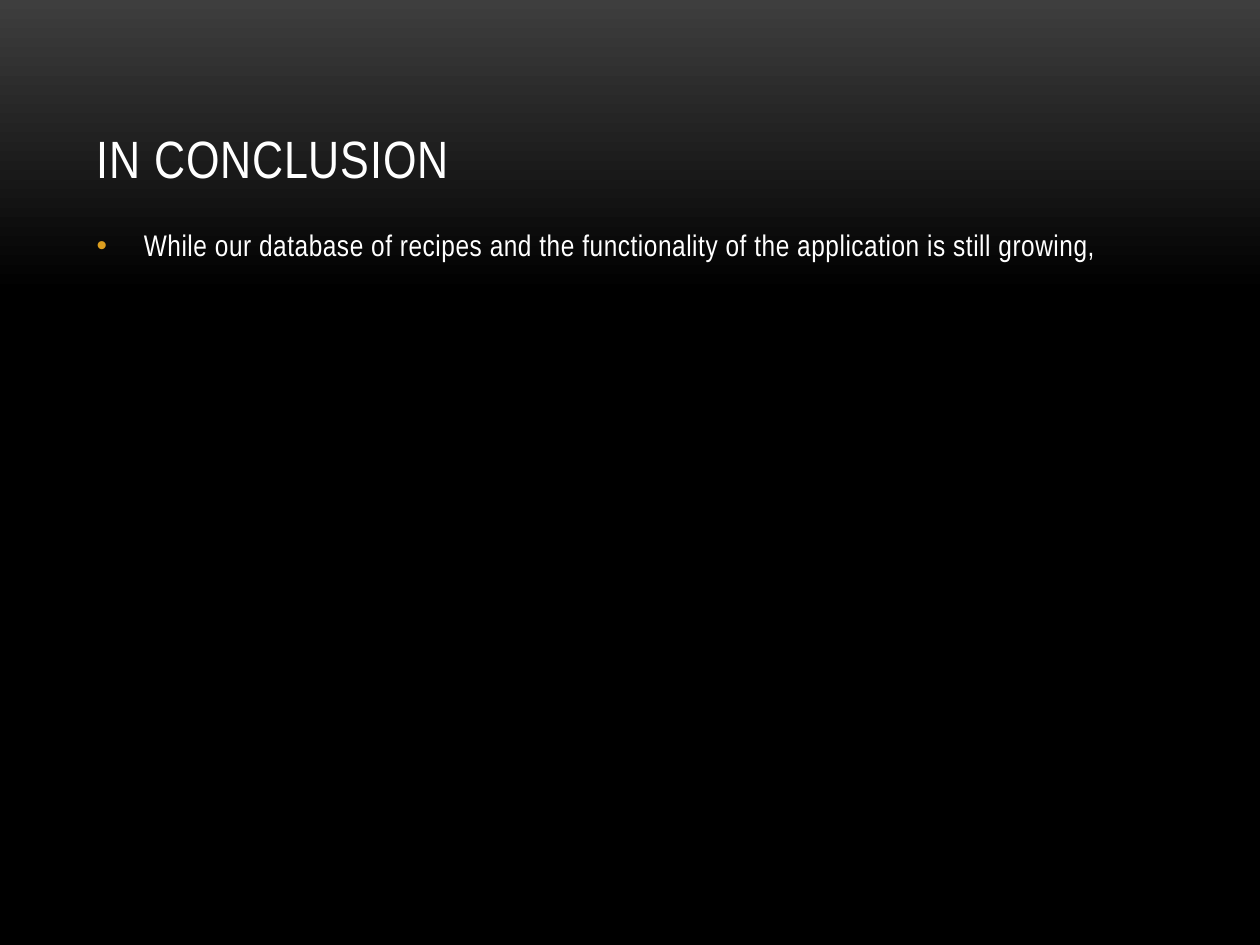
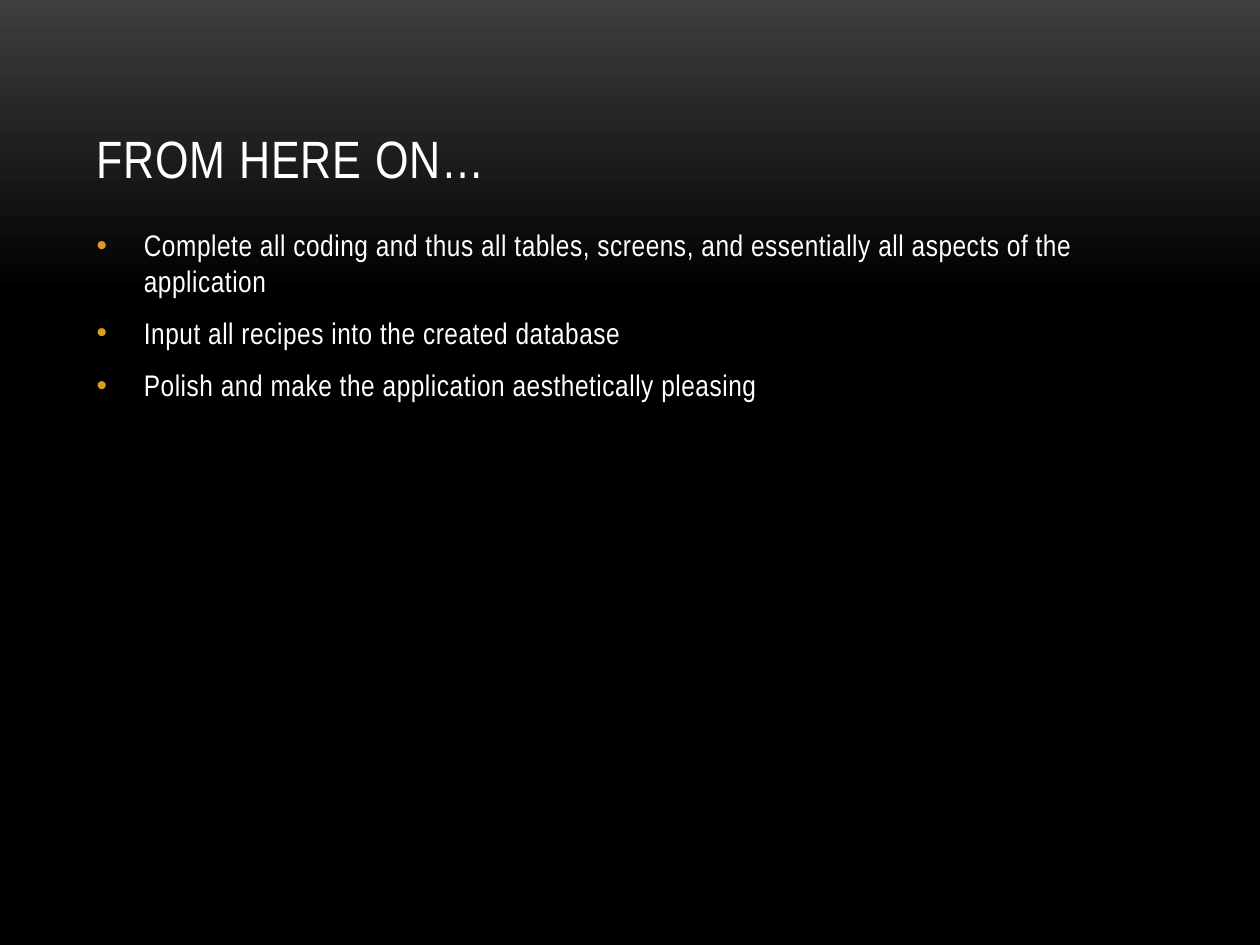
Before and after one commit to mea36/duca2012_group7, a slide deck: slide 7 of pres.pptx (slide 5 before the commit). Drawn at 1260x945 pixels with LibreOffice and Linux fonts; fonts in the diff are those of the drawing; background and template pictures are left out. Boxes give left, top, right and bottom in pixels: in the first picture for what was removed or moved away, otherwise in the second. Text is boxed around its words. In the diff, an @@ line names an element or a change of style, - is before the commit and + after.

Commit message:
new attempt at recipe rambler

```diff
--- a/pres.pptx
+++ b/pres.pptx
@@ title at box(97, 141, 484, 179): text changed @@
-IN CONCLUSION
+FROM HERE ON…
@@ text at box(144, 234, 1071, 402): text changed @@
-• While our database of recipes and the functionality of the application is still growing,
+• Complete all coding and thus all tables, screens, and essentially all aspects of the application
+• Input all recipes into the created database
+• Polish and make the application aesthetically pleasing
```
Also in this commit, not shown: 2 other slides changed, 2 slides added, 28 other files.
